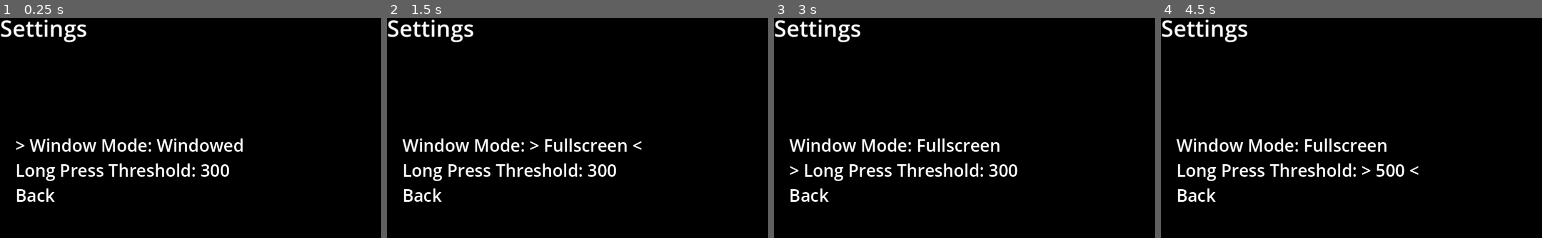
Above: before the commit, frames 1-4 (left to right).
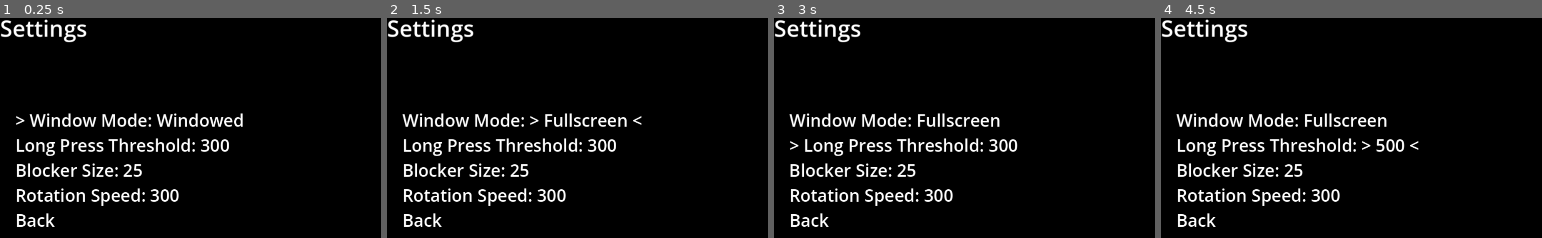
Above: after the commit, the same moments.

Repository: adamalbu/one-button
Game: Godot game, scene res://scenes/menus/settings_menu.tscn
Same seed, same stepped clock (60 frames per second), same inputs: the game is played once before the commit and once after it. This scene is started directly instead of the project's main scene.
Inputs:
- Up to frame 1 (0.25 s): no input
- Up to frame 2 (1.5 s): tap Enter at 0.5 s; hold Space (button) 0.53-1.28 s; tap Space (button) at 1.35 s
- Up to frame 3 (3 s): tap Enter at 2 s; hold Space (button) 2.03-2.78 s; tap Space (button) at 2.85 s
- Up to frame 4 (4.5 s): tap Enter at 3.5 s; hold Space (button) 3.53-4.28 s; tap Space (button) at 4.35 s

The runs differ from the first frame. In frame 1, 7.2% of the frame differs, in the area x 4-64%, y 43-95%; in frame 2, 7.2%; in frame 3, 7.3%; in frame 4, 7.3%, in the area x 3-68%, y 43-95%.

Commit message:
Added blocker settings

Diff:
--- a/global_variables.gd
+++ b/global_variables.gd
@@ -2,6 +2,8 @@
 enum window_modes { WINDOWED, FULLSCREEN, BORDERLESS }
 var long_press_threshold: int = 300
 var window_mode = window_modes.WINDOWED
+var blocker_size: int = 25
+var rotation_speed: int = 300
 
 func update_window_mode():
 	print("Window mode updated to: " + str(window_mode))
--- a/prefabs/blocker.gd
+++ b/prefabs/blocker.gd
@@ -1,6 +1,6 @@
 extends Node2D
-@export_range(0, 100) var blocker_size: int = 25
-@export var rotation_speed: float = 300
+var blocker_size = GlobalVariables.blocker_size
+var rotation_speed = GlobalVariables.rotation_speed
 var rot_dir: float = 1
 var rotating = false
 
--- a/scenes/menus/settings_menu.gd
+++ b/scenes/menus/settings_menu.gd
@@ -2,6 +2,8 @@
 @export var settings: Dictionary = {
 	"Window Mode": ["Windowed", "Fullscreen", "Borderless"],
 	"Long Press Threshold": [200, 300, 500, 800],
+	"Blocker Size": [10, 25, 30, 40, 60, 100],
+	"Rotation Speed": [100, 200, 300, 400, 500]
 }
 var option_indexes: Dictionary = {} # Current values as an index
 @onready var menu = $Menu
